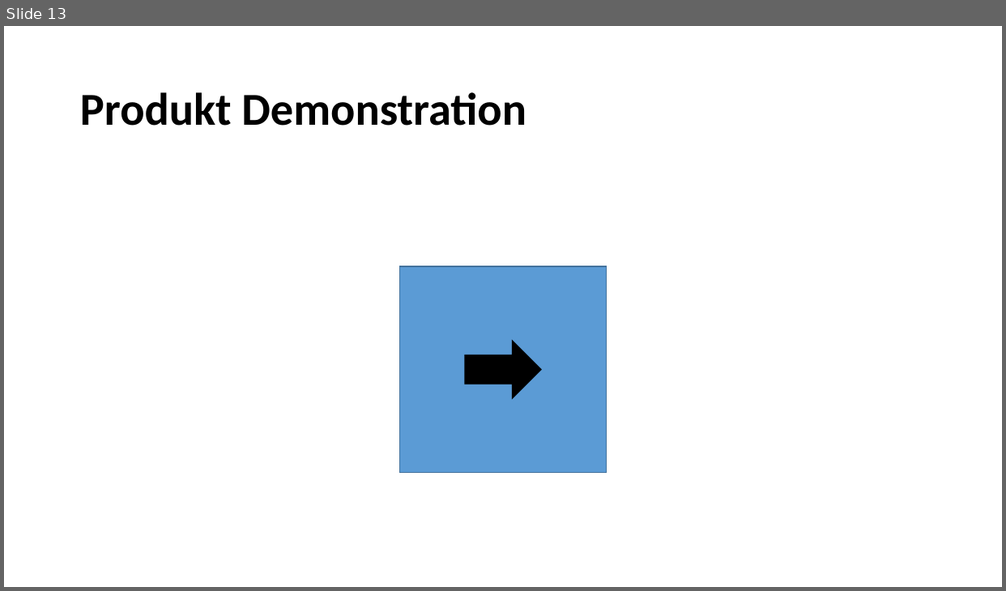
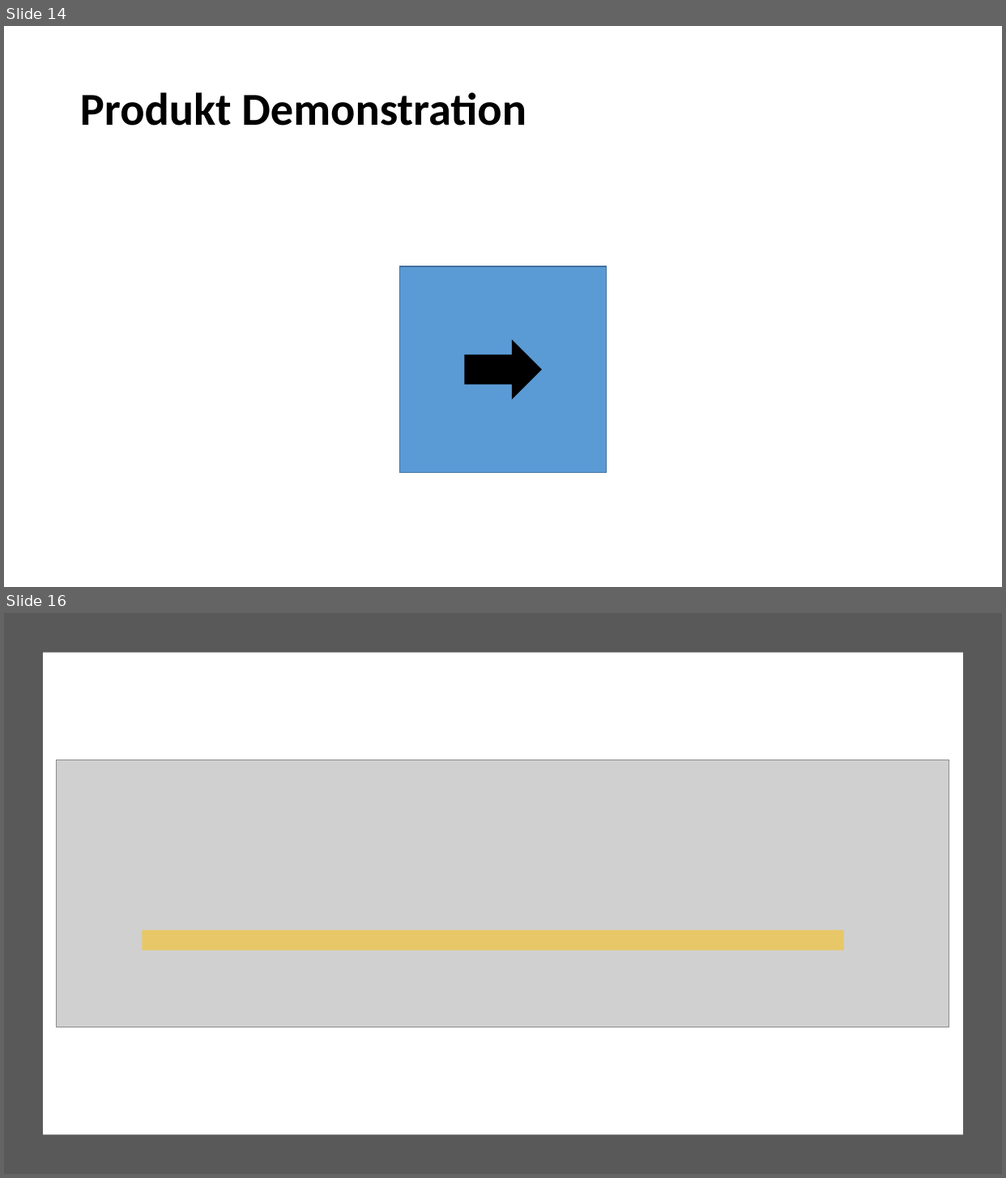
Before and after one commit to Levin-2020/Life, a slide deck: Life.pptx. Shown one above the other, each under a label of ours: slide 13 before the commit, slides 14 and 16 after it; the slides between them are not shown. The pictures are 1006x591 and 1006x1178 pixels, drawn with LibreOffice and Linux fonts; fonts in the diff are those of the drawing; grey boxes stand for pictures. Boxes give left, top, right and bottom in pixels: in the first picture for what was removed or moved away, otherwise in the second. Text is boxed around its words. In the diff, an @@ line names an element or a change of style, - is before the commit and + after.

```diff
--- a/Life.pptx
+++ b/Life.pptx
@@ slide 16 added at box(4, 613, 1002, 1174), background #FFFFFF @@
@@ rectangle added at box(4, 613, 1002, 1174), fill #595959 @@
@@ rectangle added at box(43, 653, 963, 1135), fill #FFFFFF @@
@@ picture added at box(57, 760, 949, 1028) @@
@@ rectangle added at box(142, 931, 844, 951), fill #FFC000 at 50% opacity @@
@@ what was slide 13 is now slide 14 @@
```
Also in this commit, not shown: 1 slide changed, 6 other slides added, 1 slide removed, 10 other files.
